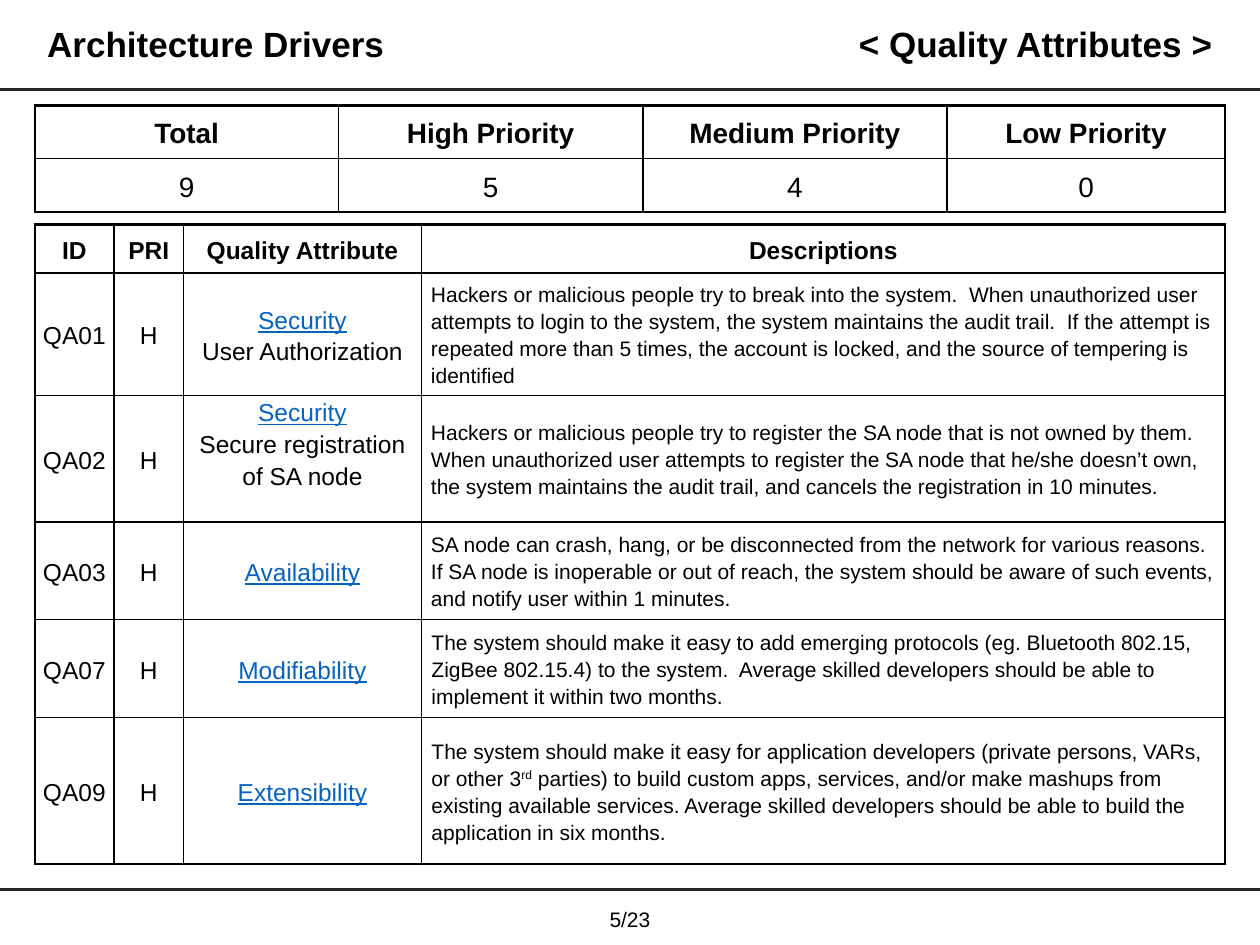
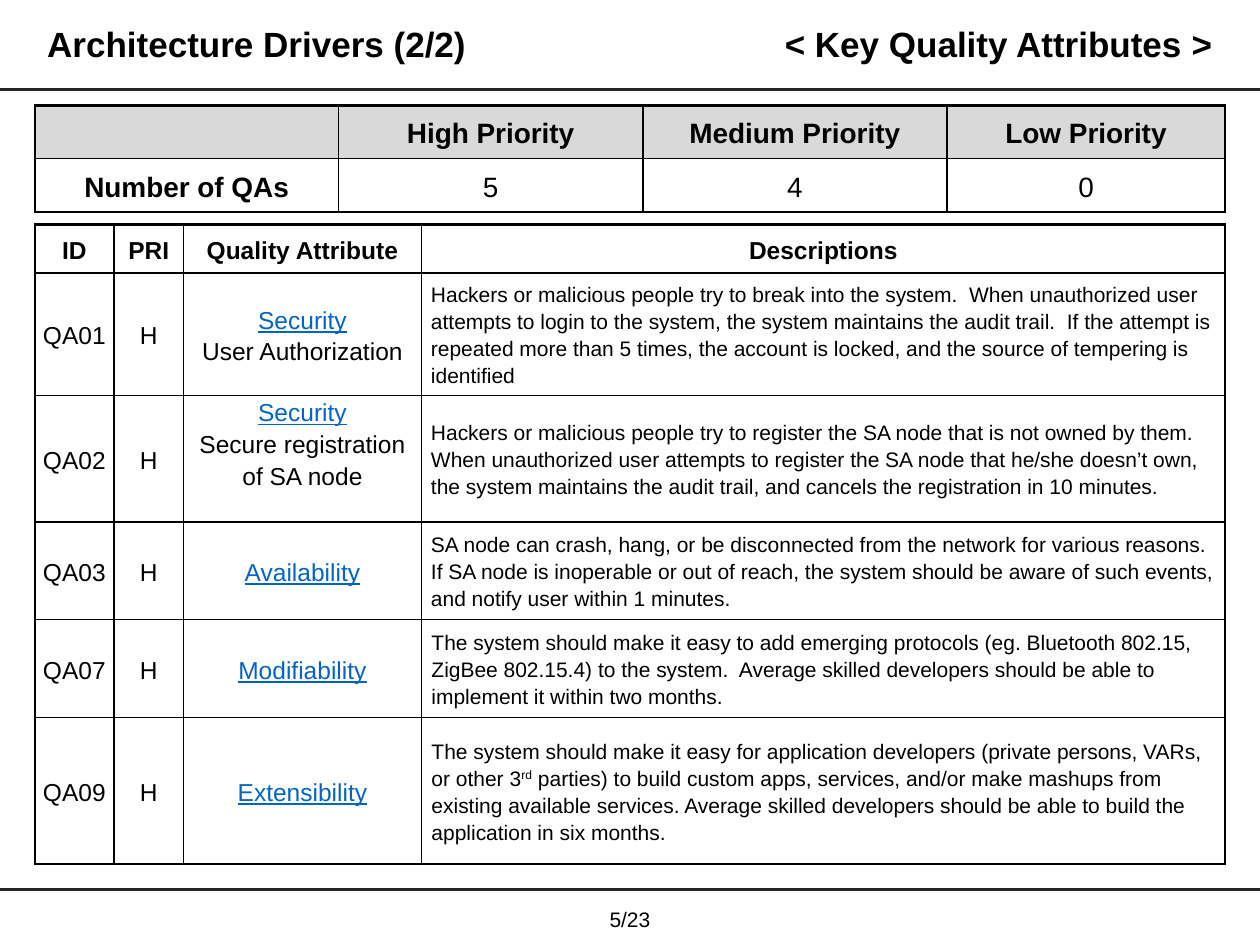
Before and after one commit to junggil/2015_CMU_StudioProject, a slide deck: slide 6 of DOCS/2015-06-24/Team1 Final presentation v0.99.pptx. Drawn at 1260x945 pixels with LibreOffice and Linux fonts; fonts in the diff are those of the drawing. Boxes give left, top, right and bottom in pixels: in the first picture for what was removed or moved away, otherwise in the second. Text is boxed around its words. In the diff, an @@ line names an element or a change of style, - is before the commit and + after.

```diff
--- a/DOCS/2015-06-24/Team1 Final presentation v0.99.pptx
+++ b/DOCS/2015-06-24/Team1 Final presentation v0.99.pptx
@@ title at <box>47,31,466,63</box>: text changed @@
-Architecture Drivers
+Architecture Drivers (2/2)
@@ title at <box>815,31,1181,63</box>: text changed @@
-< Quality Attributes >
+< Key Quality Attributes >
@@ table at <box>35,106,1225,214</box> @@
-row 1, column 1: Total
+row 1, column 1: 
-row 2, column 1: 9
+row 2, column 1: Number of QAs
@@ fill none to #D9D9D9 in row 1 @@
```
Also in this commit, not shown: 21 other slides changed, 3 slides added.
